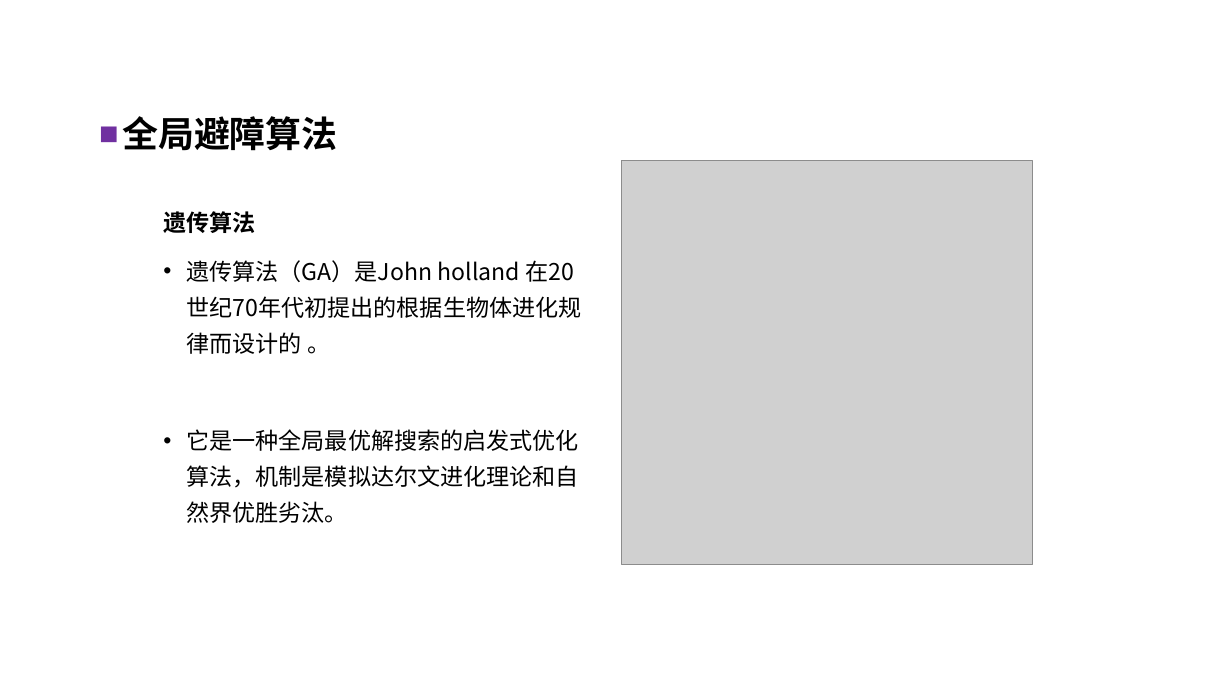
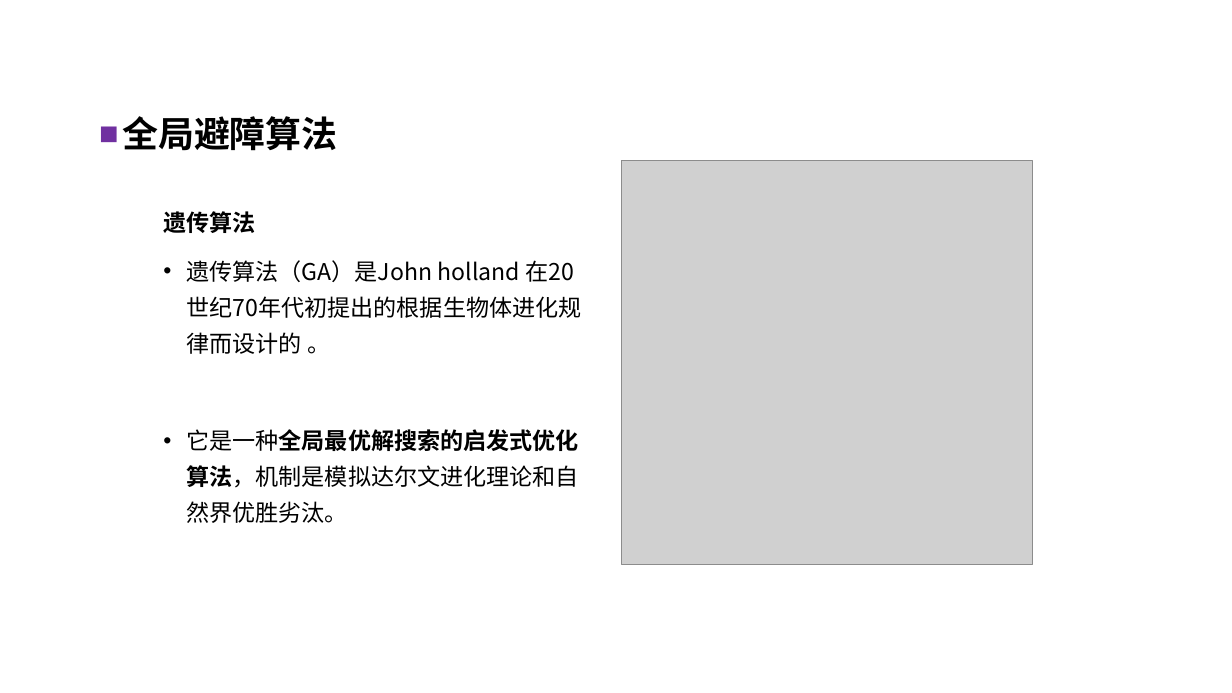
Before and after one commit to QiuYi111/AutonomousCar-, a slide deck: slide 24 of LiteratureReview/ppt/自主移动车原型设计.pptx (slide 25 before the commit). Drawn at 1232x693 pixels with LibreOffice and Linux fonts; fonts in the diff are those of the drawing; grey boxes stand for pictures; background and template pictures are left out. Boxes give left, top, right and bottom in pixels: in the first picture for what was removed or moved away, otherwise in the second. Text is boxed around its words. In the diff, an @@ line names an element or a change of style, - is before the commit and + after.

```diff
--- a/LiteratureReview/ppt/自主移动车原型设计.pptx
+++ b/LiteratureReview/ppt/自主移动车原型设计.pptx
@@ text at bbox=[186, 429, 579, 523]: bold on in "它是一种全局最优解搜索的启发式优化算法，机制是模拟达尔文进化理论和自然界优胜劣汰。" @@
```
Also in this commit, not shown: 25 other slides changed, 3 slides added, 3 slides removed, 1 other file.
